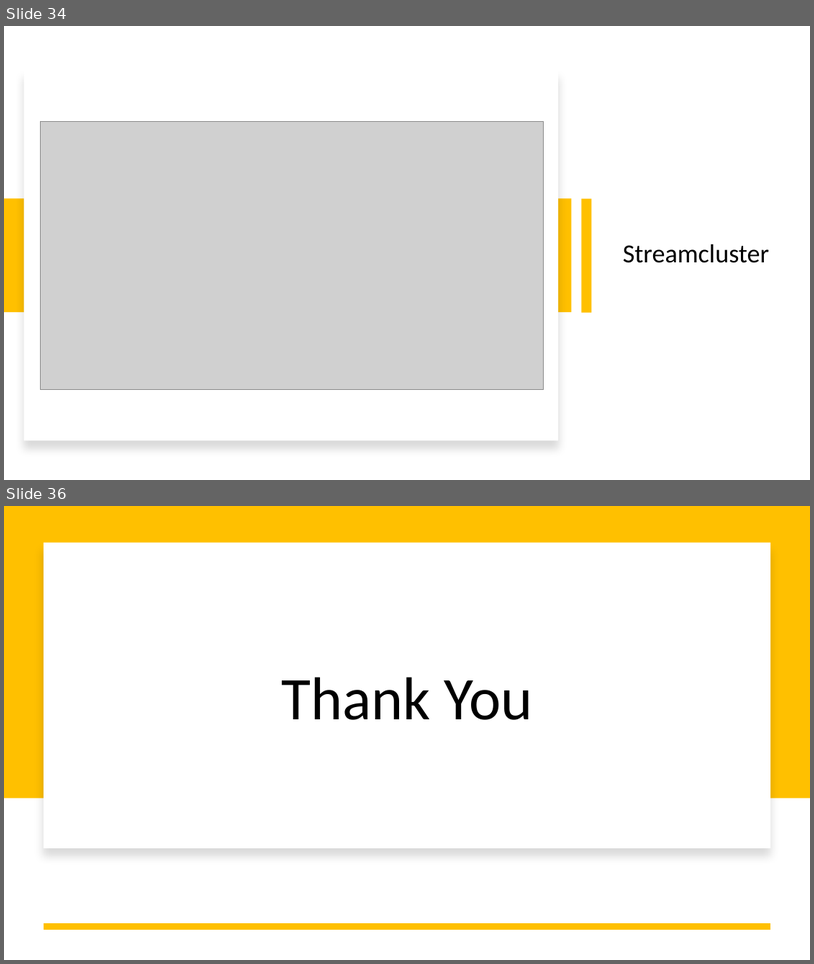
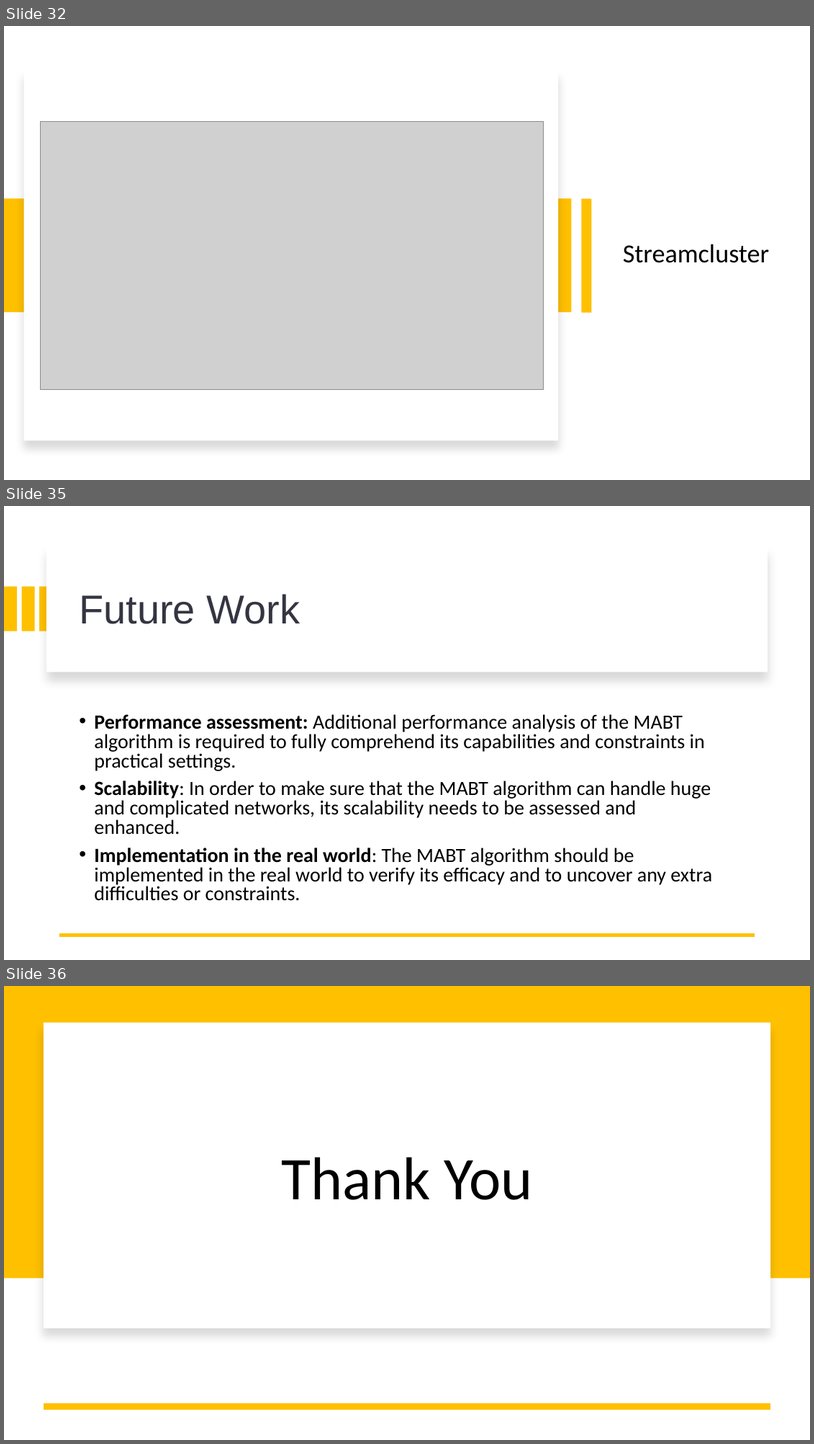
Before and after one commit to anveshmuppeda/Presentations, a slide deck: MABT_PPT.pptx. Shown one above the other, each under a label of ours: slides 34 and 36 before the commit, slides 32, 35 and 36 after it; the slides between them are not shown. The pictures are 814x964 and 814x1444 pixels, drawn with LibreOffice and Linux fonts; fonts in the diff are those of the drawing; grey boxes stand for pictures. Boxes give left, top, right and bottom in pixels: in the first picture for what was removed or moved away, otherwise in the second. Text is boxed around its words. In the diff, an @@ line names an element or a change of style, - is before the commit and + after.

```diff
--- a/MABT_PPT.pptx
+++ b/MABT_PPT.pptx
@@ slide 35 added at [4, 506, 810, 960], background #FFFFFF @@
@@ rectangle added at [46, 546, 768, 672], fill #FFFFFF @@
@@ rectangle added at [4, 587, 17, 631], fill #FFC000 @@
@@ rectangle added at [21, 587, 34, 631], fill #FFC000 @@
@@ rectangle added at [40, 587, 52, 631], fill #FFC000 @@
@@ title added at [79, 594, 300, 624], 48 pt, text #343541 @@
+Future Work
@@ text added at [94, 714, 712, 901], 24 pt, text #000000 @@
+• Performance assessment: Additional performance analysis of the MABT algorithm is required to fully comprehend its capabilities and constraints in practical settings.
+• Scalability: In order to make sure that the MABT algorithm can handle huge and complicated networks, its scalability needs to be assessed and enhanced.
+• Implementation in the real world: The MABT algorithm should be implemented in the real world to verify its efficacy and to uncover any extra difficulties or constraints.
@@ line added from (756, 935) to (59, 935), #FFC000 4.5 pt @@
@@ what was slide 34 is now slide 32 @@
```
Also in this commit, not shown: 1 slide changed, 3 other slides added, 4 slides removed.
